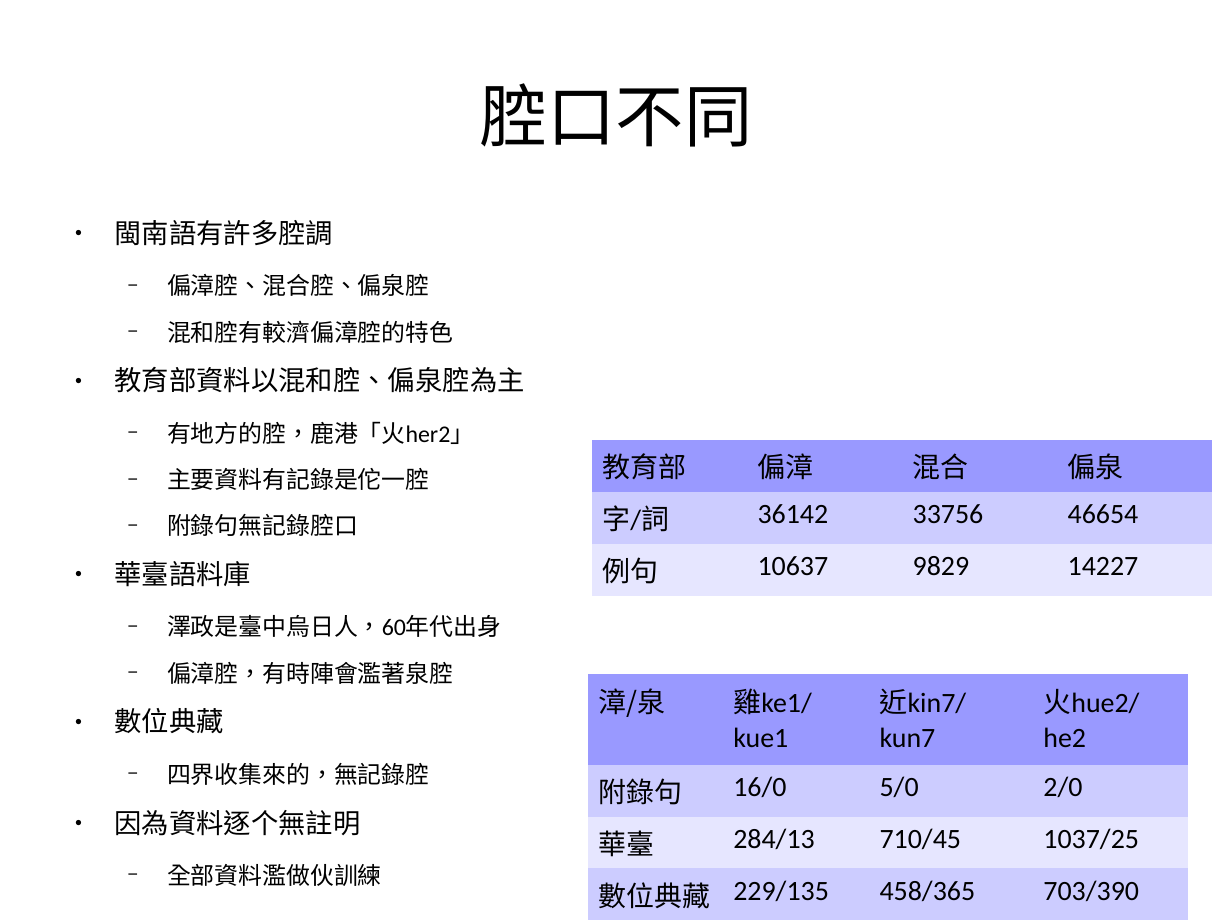
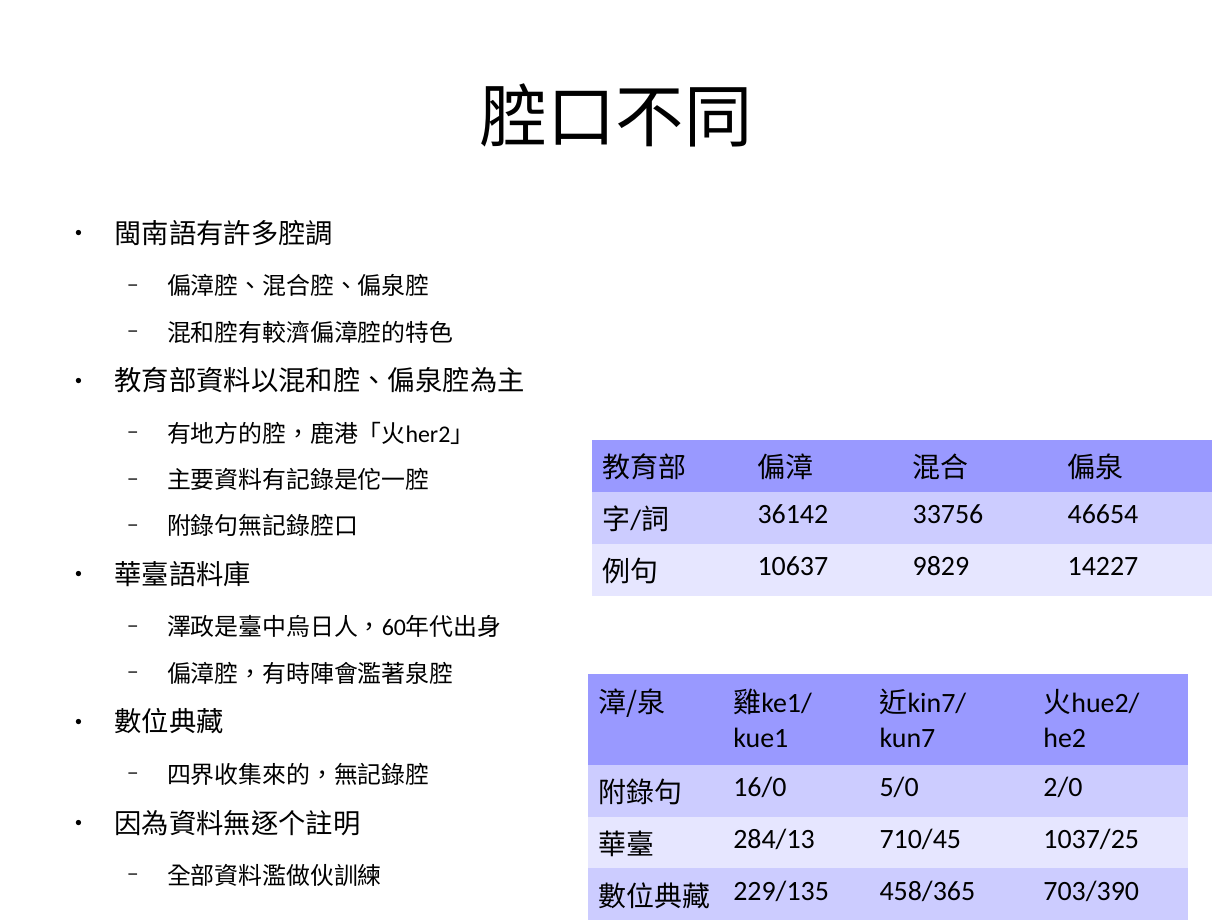
Before and after one commit to sih4sing5hong5/po3-ko3_tau5-iann2-phinn3, a slide deck: slide 18 of 翻譯報告.odp. Drawn at 1232x924 pixels with LibreOffice and Linux fonts; fonts in the diff are those of the drawing. Boxes give left, top, right and bottom in pixels: in the first picture for what was removed or moved away, otherwise in the second. Text is boxed around its words. In the diff, an @@ line names an element or a change of style, - is before the commit and + after.

```diff
--- a/翻譯報告.odp
+++ b/翻譯報告.odp
@@ text at (114, 810, 360, 836): text changed @@
-● 因為資料逐个無註明
+● 因為資料無逐个註明
```
Also in this commit, not shown: 3 other slides changed, 4 slides added.
